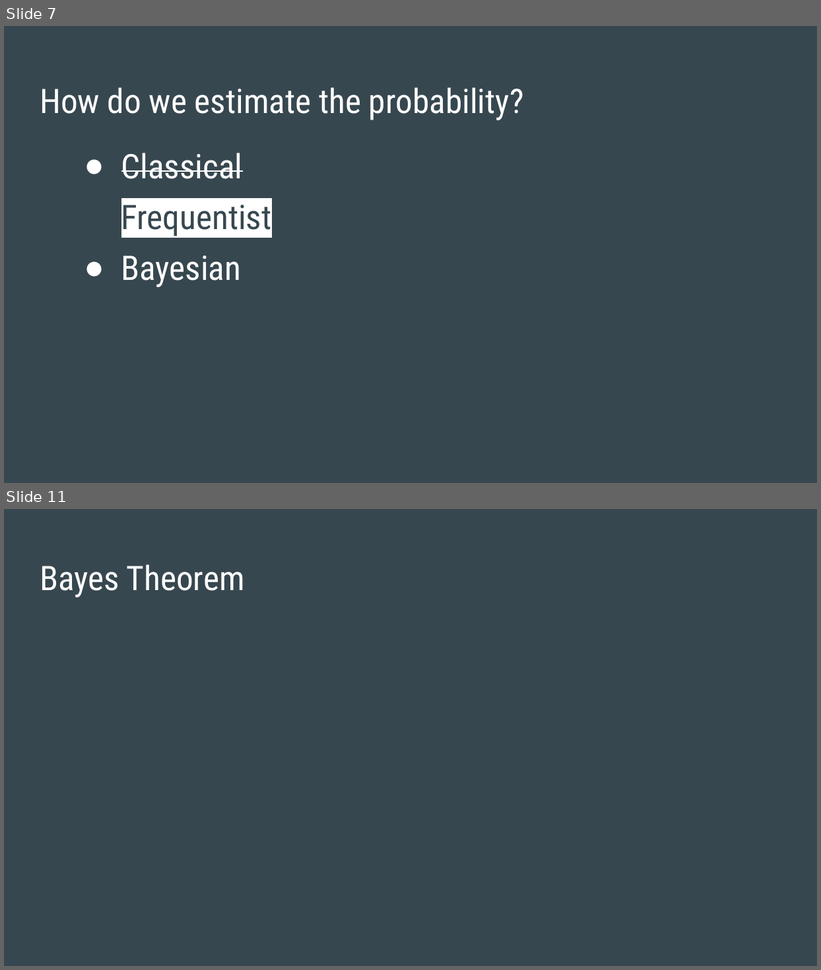
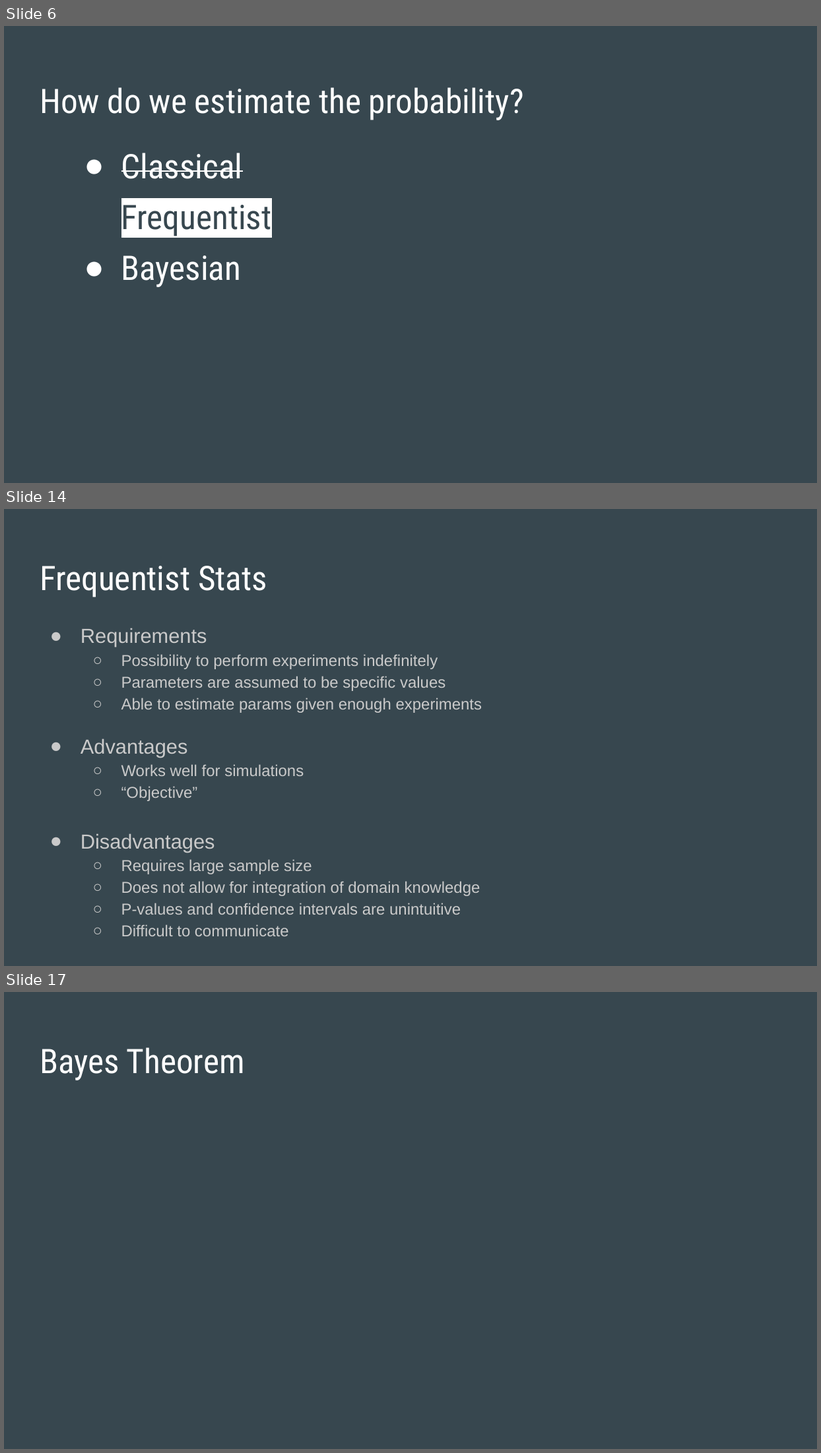
Before and after one commit to SThornewillvE/Hamburg_DS_Meetup_Bayesian-Stats_Intro, a slide deck: slides/intro_to_bayes_slides.pptx. Shown one above the other, each under a label of ours: slides 7 and 11 before the commit, slides 6, 14 and 17 after it; the slides between them are not shown. The pictures are 821x970 and 821x1453 pixels, drawn with LibreOffice and Linux fonts; fonts in the diff are those of the drawing. Boxes give left, top, right and bottom in pixels: in the first picture for what was removed or moved away, otherwise in the second. Text is boxed around its words. In the diff, an @@ line names an element or a change of style, - is before the commit and + after.

Commit message:
Continue with slides: Why to learn bayesian stats

```diff
--- a/slides/intro_to_bayes_slides.pptx
+++ b/slides/intro_to_bayes_slides.pptx
@@ slide 14 added at [4, 509, 817, 966], background #37474F @@
@@ title added at [40, 566, 267, 597], 30 pt, text #FFFFFF @@
+Frequentist Stats
@@ text added at [81, 628, 482, 713], 14 pt, text #CACACA @@
+● Requirements
+  ○ Possibility to perform experiments indefinitely
+  ○ Parameters are assumed to be specific values
+  ○ Able to estimate params given enough experiments
@@ text added at [81, 739, 304, 801], 14 pt, text #CACACA @@
+● Advantages
+  ○ Works well for simulations
+  ○ “Objective”
@@ text added at [81, 834, 481, 937], 14 pt, text #CACACA @@
+● Disadvantages
+  ○ Requires large sample size
+  ○ Does not allow for integration of domain knowledge
+  ○ P-values and confidence intervals are unintuitive
+  ○ Difficult to communicate
@@ what was slide 7 is now slide 6 @@
@@ what was slide 11 is now slide 17 @@
```
Also in this commit, not shown: 2 slides changed, 7 other slides added, 2 slides removed, 1 other file.
